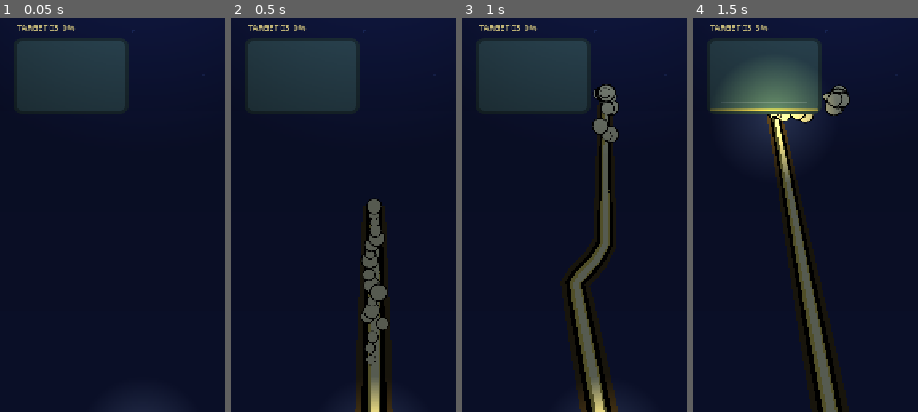
Above: before the commit, frames 1-4 (left to right).
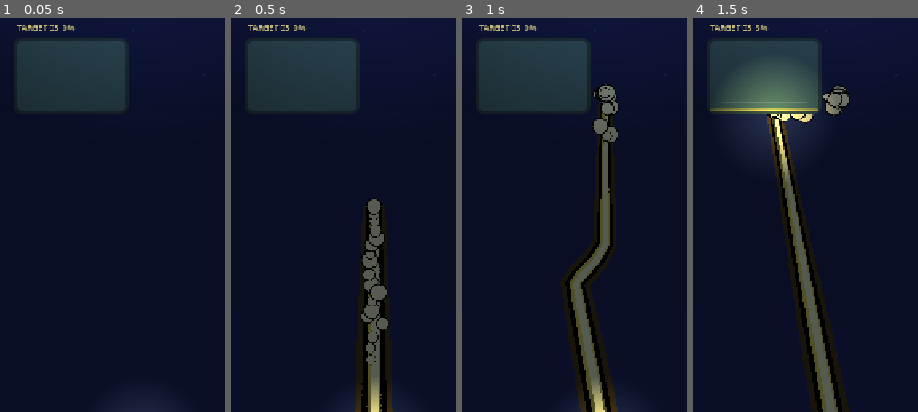
Above: after the commit, the same moments.

Repository: x3cca/girls-piss
Game: Godot game, scene res://scenes/smoke_test.tscn
Two runs of this game, one before a commit and one after it. Both use one fixed random seed, a clock stepped at 60 frames per second and the inputs below.
Inputs (mouse positions are % of the whole screen's width and height, from its top left):
- Up to frame 1 (0.05 s): no input
- Up to frame 2 (0.5 s): no input
- Up to frame 3 (1 s): tap Enter at 0.5 s; move the mouse to (72, 44) at 0.52 s; hold Right from 0.53 s (still down); tap A (aim_left) at 0.6 s; click (72, 44) at 0.67 s; tap Space at 0.77 s
- Up to frame 4 (1.5 s): release Right at 1.25 s; drag from (30, 54) to (45, 70) at 1.27 s
The pictures show only the part of the screen within x 18-68%, y 50-100%; the shares and areas given below are measured in that part.

Frame 1 is identical in both runs. In frame 2, 0.1% of the frame differs, in the area x 57-70%, y 46-100%; in frame 3, less than 0.1%; in frame 4, 0.1%.

Commit message:
feat: add boil effect material to stream renderables

Diff:
--- /dev/null
+++ b/resources/materials/boil_effect.tres
@@ -0,0 +1,16 @@
+[gd_resource type="ShaderMaterial" format=3]
+
+[ext_resource type="Shader" path="res://shaders/boil_effect.gdshader" id="1_boil_shader"]
+
+[sub_resource type="FastNoiseLite" id="FastNoiseLite_boil"]
+
+[sub_resource type="NoiseTexture2D" id="NoiseTexture2D_boil"]
+noise = SubResource("FastNoiseLite_boil")
+seamless = true
+
+[resource]
+shader = ExtResource("1_boil_shader")
+shader_parameter/scale = Vector2(0.15, 0.15)
+shader_parameter/strength = 0.75
+shader_parameter/fps = 6.0
+shader_parameter/noise = SubResource("NoiseTexture2D_boil")
--- a/scenes/liquid_stream.tscn
+++ b/scenes/liquid_stream.tscn
@@ -1,9 +1,10 @@
-[gd_scene load_steps=6 format=3]
+[gd_scene load_steps=7 format=3]
 
 [ext_resource type="Script" path="res://scripts/stream_controller.gd" id="1_stream"]
 [ext_resource type="Texture2D" path="res://assets/art/stream_body_placeholder.png" id="2_body"]
 [ext_resource type="Texture2D" path="res://assets/art/stream_body_placeholder_normal.png" id="3_normal"]
 [ext_resource type="Texture2D" path="res://assets/art/stream_particle_placeholder.png" id="4_particle"]
+[ext_resource type="Material" path="res://resources/materials/boil_effect.tres" id="5_boil"]
 
 [sub_resource type="CanvasTexture" id="CanvasTexture_stream_body"]
 diffuse_texture = ExtResource("2_body")
@@ -14,14 +15,17 @@
 
 [node name="EdgeRibbon" type="MeshInstance2D" parent="."]
 texture_filter = 1
+material = ExtResource("5_boil")
 
 [node name="BodyRibbon" type="MeshInstance2D" parent="."]
 texture = SubResource("CanvasTexture_stream_body")
 texture_filter = 1
 texture_repeat = 1
+material = ExtResource("5_boil")
 
 [node name="HighlightRibbon" type="MeshInstance2D" parent="."]
 texture_filter = 1
+material = ExtResource("5_boil")
 
 [node name="Droplets" type="CPUParticles2D" parent="."]
 amount = 7
@@ -36,6 +40,7 @@
 scale_amount_max = 0.9
 color = Color(0.969, 0.894, 0.475, 1)
 texture = ExtResource("4_particle")
+material = ExtResource("5_boil")
 emitting = true
 
 [node name="SputterBurst" type="CPUParticles2D" parent="."]
@@ -52,6 +57,7 @@
 scale_amount_max = 1.15
 color = Color(1, 0.91, 0.49, 1)
 texture = ExtResource("4_particle")
+material = ExtResource("5_boil")
 
 [node name="ImpactBurst" type="CPUParticles2D" parent="."]
 amount = 18
@@ -65,3 +71,4 @@
 scale_amount_max = 1.1
 color = Color(1, 0.941, 0.627, 1)
 texture = ExtResource("4_particle")
+material = ExtResource("5_boil")
--- /dev/null
+++ b/shaders/boil_effect.gdshader
@@ -0,0 +1,44 @@
+// Adapted from the squigglevision shader used by dating-chess.
+// Original reference: https://godotshaders.com/shader/squigglevision/
+shader_type canvas_item;
+render_mode world_vertex_coords;
+
+group_uniforms Boil;
+/**
+ * Noise texture scale.
+ * The noise texture's size in world coordinates is set by its resolution.
+ */
+uniform vec2 scale = vec2(1.0);
+uniform float strength = 1.0;
+/**
+ * Number of boil frames per second.
+ */
+uniform float fps = 6.0;
+uniform sampler2D noise : filter_linear, repeat_enable;
+group_uniforms;
+
+varying vec4 modulate;
+varying vec2 noise_uv;
+
+
+void vertex() {
+	modulate = COLOR;
+
+	// Keep the noise pattern attached to each object while making its scale
+	// independent of the object's local transform.
+	noise_uv = (VERTEX - MODEL_MATRIX[3].xy) / (vec2(textureSize(noise, 0)) * scale);
+}
+
+
+// Irrational offsets give each boil frame a different noise slice.
+#define offset_multiplier vec2(PI, E)
+
+
+void fragment() {
+	vec2 noise_offset = vec2(floor(TIME * fps)) * offset_multiplier;
+	float noise_sample = texture(noise, noise_uv + noise_offset).r * 4.0 * PI;
+	vec2 direction = vec2(cos(noise_sample), sin(noise_sample));
+	vec2 boiled_uv = UV + direction * strength * 0.005;
+
+	COLOR = texture(TEXTURE, boiled_uv) * modulate;
+}
--- /dev/null
+++ b/tests/unit/test_boil_effect_material.gd
@@ -0,0 +1,33 @@
+extends GutTest
+
+const STREAM_SCENE := preload("res://scenes/liquid_stream.tscn")
+const BOIL_MATERIAL := preload("res://resources/materials/boil_effect.tres")
+
+
+func test_stream_renderables_use_the_shared_boil_material() -> void:
+	assert_true(BOIL_MATERIAL is ShaderMaterial)
+	var stream := STREAM_SCENE.instantiate()
+	add_child_autofree(stream)
+
+	for node_path in [
+		"EdgeRibbon",
+		"BodyRibbon",
+		"HighlightRibbon",
+		"Droplets",
+		"SputterBurst",
+		"ImpactBurst",
+	]:
+		var canvas_item := stream.get_node(node_path) as CanvasItem
+		assert_not_null(canvas_item, "%s should be a canvas item." % node_path)
+		assert_true(canvas_item.material == BOIL_MATERIAL, "%s should use the boil material." % node_path)
+
+
+func test_boil_material_exposes_the_source_noise_and_motion_parameters() -> void:
+	var material := BOIL_MATERIAL as ShaderMaterial
+	assert_not_null(material)
+	if material == null:
+		return
+	assert_not_null(material.shader)
+	assert_eq(material.get_shader_parameter("fps"), 6.0)
+	assert_eq(material.get_shader_parameter("strength"), 0.75)
+	assert_not_null(material.get_shader_parameter("noise"))
Not shown, added: shaders/boil_effect.gdshader.uid
Not shown, added: tests/unit/test_boil_effect_material.gd.uid
Not shown, changed: third_party/README.md
